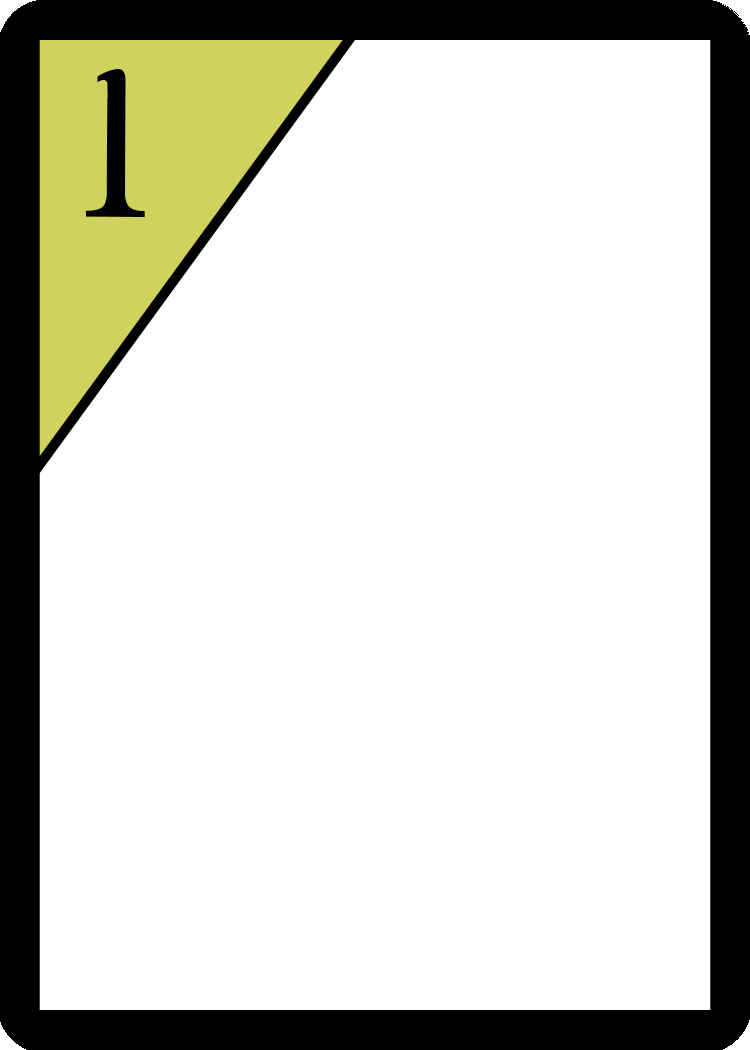
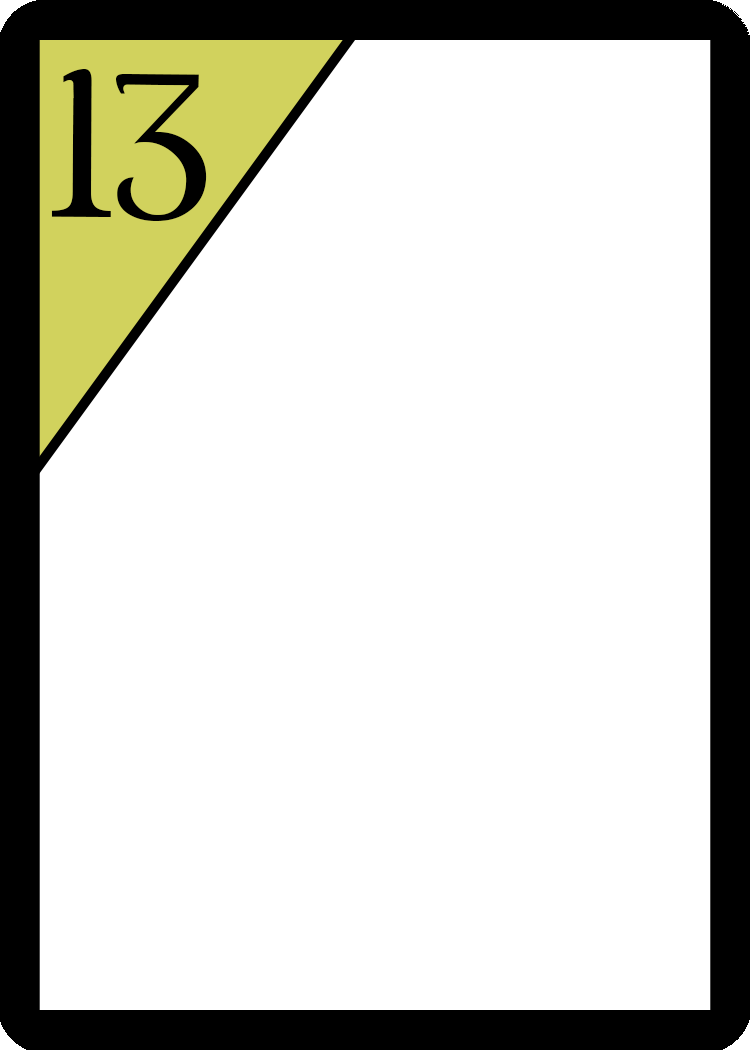
Layers edited between the first and the second (750, 1050) image:
hid "1" over [85, 69, 145, 217]
showed "13" over [51, 69, 207, 221]
